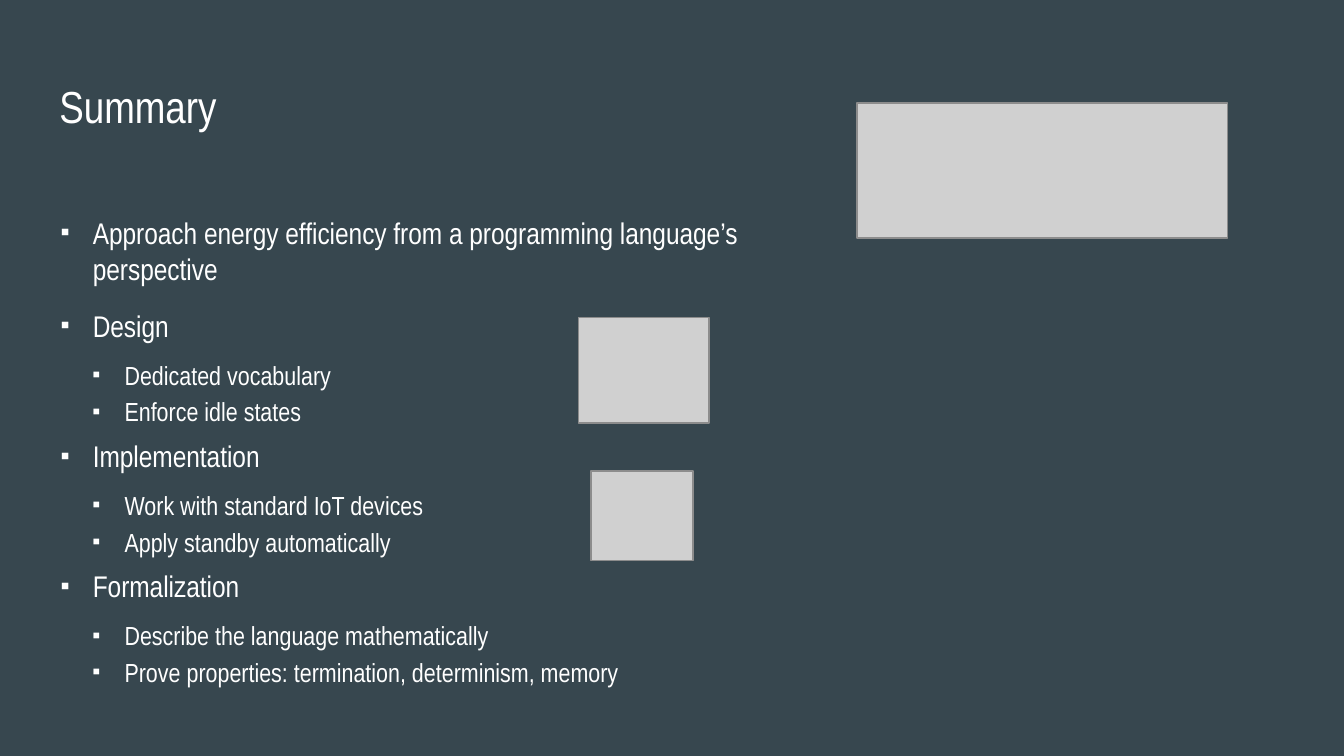
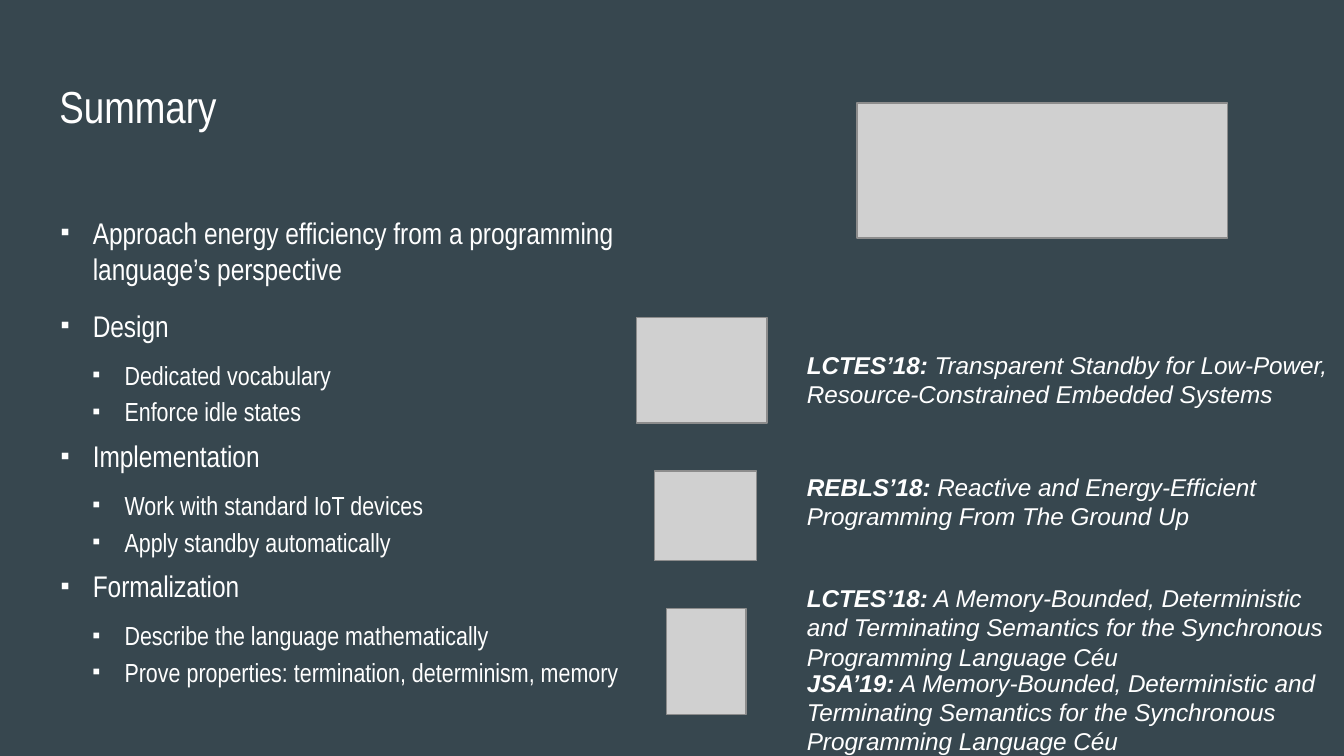
Before and after one commit to fsantanna-uerj/serrapilheira, a slide deck: slide 12 of Submissao/Final/Chico - Serrapilheira - Energia.odp. Drawn at 1344x756 pixels with LibreOffice and Linux fonts; fonts in the diff are those of the drawing; grey boxes stand for pictures. Boxes give left, top, right and bottom in pixels: in the first picture for what was removed or moved away, otherwise in the second. Text is boxed around its words. In the diff, an @@ line names an element or a change of style, - is before the commit and + after.

```diff
--- a/Submissao/Final/Chico - Serrapilheira - Energia.odp
+++ b/Submissao/Final/Chico - Serrapilheira - Energia.odp
@@ text "Approach energy efficiency from a ..." rewrapped from box(93, 222, 738, 687) to box(93, 222, 618, 687) @@
@@ picture: place and size @@
-picture at box(578, 317, 708, 423)
+picture at box(637, 317, 767, 423)
@@ text added at box(807, 356, 1328, 408), 13 pt, text #FFFFFF, italic @@
+LCTES’18: Transparent Standby for Low-Power, Resource-Constrained Embedded Systems
@@ picture: place and size @@
-picture at box(591, 470, 694, 560)
+picture at box(655, 470, 757, 560)
@@ text added at box(807, 478, 1256, 530), 13 pt, text #FFFFFF, italic @@
+REBLS’18: Reactive and Energy-Efficient Programming From The Ground Up
@@ text added at box(807, 589, 1322, 671), 13 pt, text #FFFFFF, italic @@
+LCTES’18: A Memory-Bounded, Deterministic and Terminating Semantics for the Synchronous Programming Language Céu
@@ picture added at box(667, 609, 746, 715) @@
@@ text added at box(807, 674, 1315, 755), 13 pt, text #FFFFFF, italic @@
+JSA’19: A Memory-Bounded, Deterministic and Terminating Semantics for the Synchronous Programming Language Céu
```
Also in this commit, not shown: 1 other slide changed, 3 other files.
